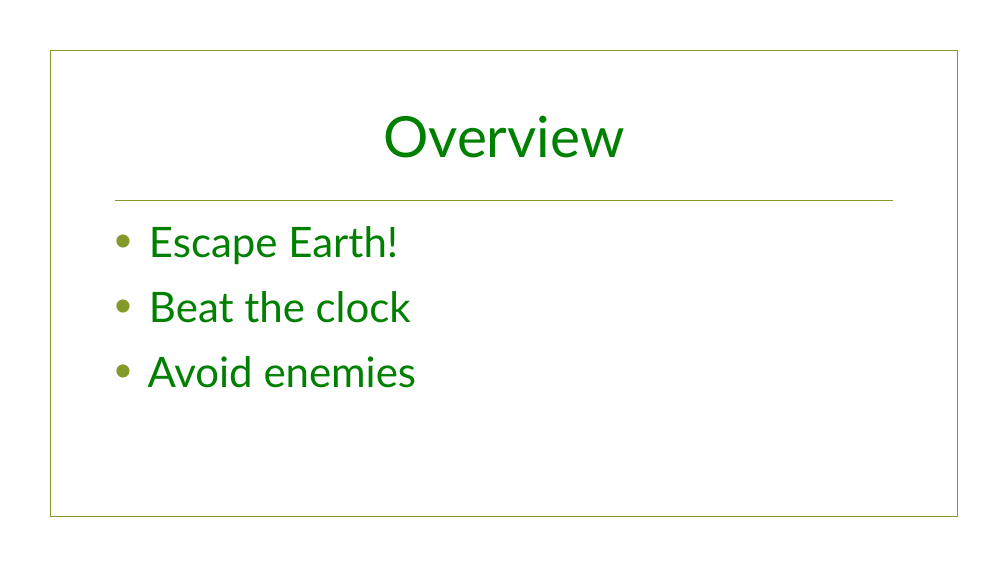
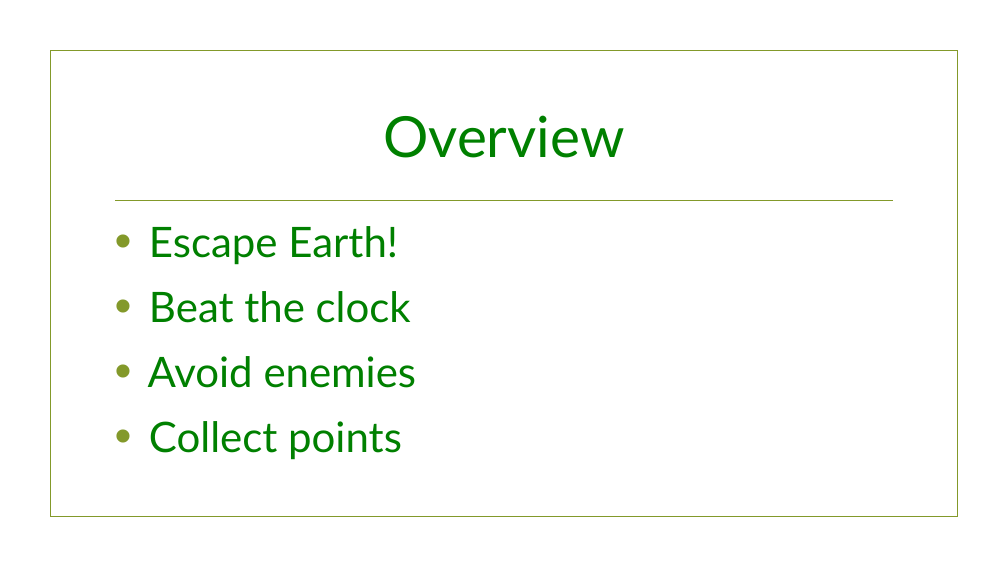
Before and after one commit to joetinoco/COMP305-Assignment-2, a slide deck: slide 2 of Docs/Presentation Slides.pptx. Drawn at 1008x567 pixels with LibreOffice and Linux fonts; fonts in the diff are those of the drawing; background and template pictures are left out. Boxes give left, top, right and bottom in pixels: in the first picture for what was removed or moved away, otherwise in the second. Text is boxed around its words. In the diff, an @@ line names an element or a change of style, - is before the commit and + after.

```diff
--- a/Docs/Presentation Slides.pptx
+++ b/Docs/Presentation Slides.pptx
@@ text at (149, 421, 402, 460): paragraph added @@
+• Collect points
```
Also in this commit, not shown: 1 other slide changed, 1 other file.
